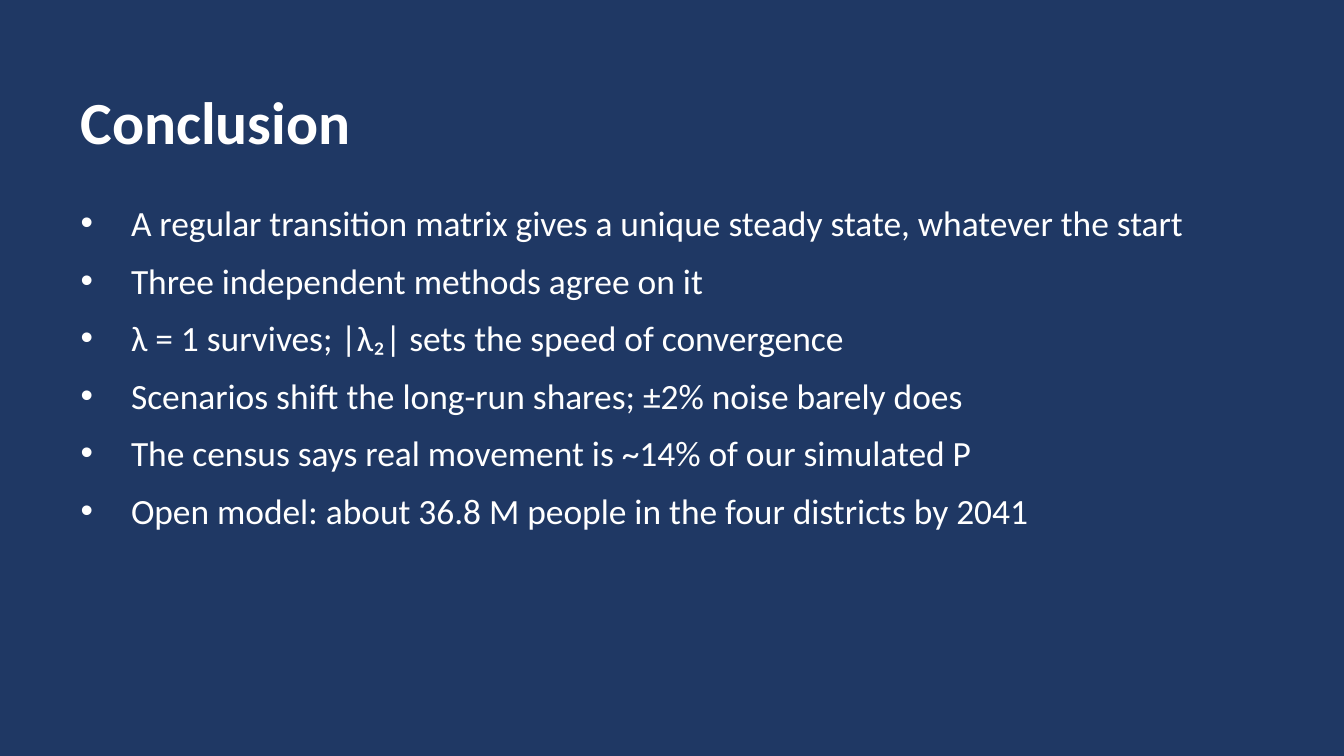
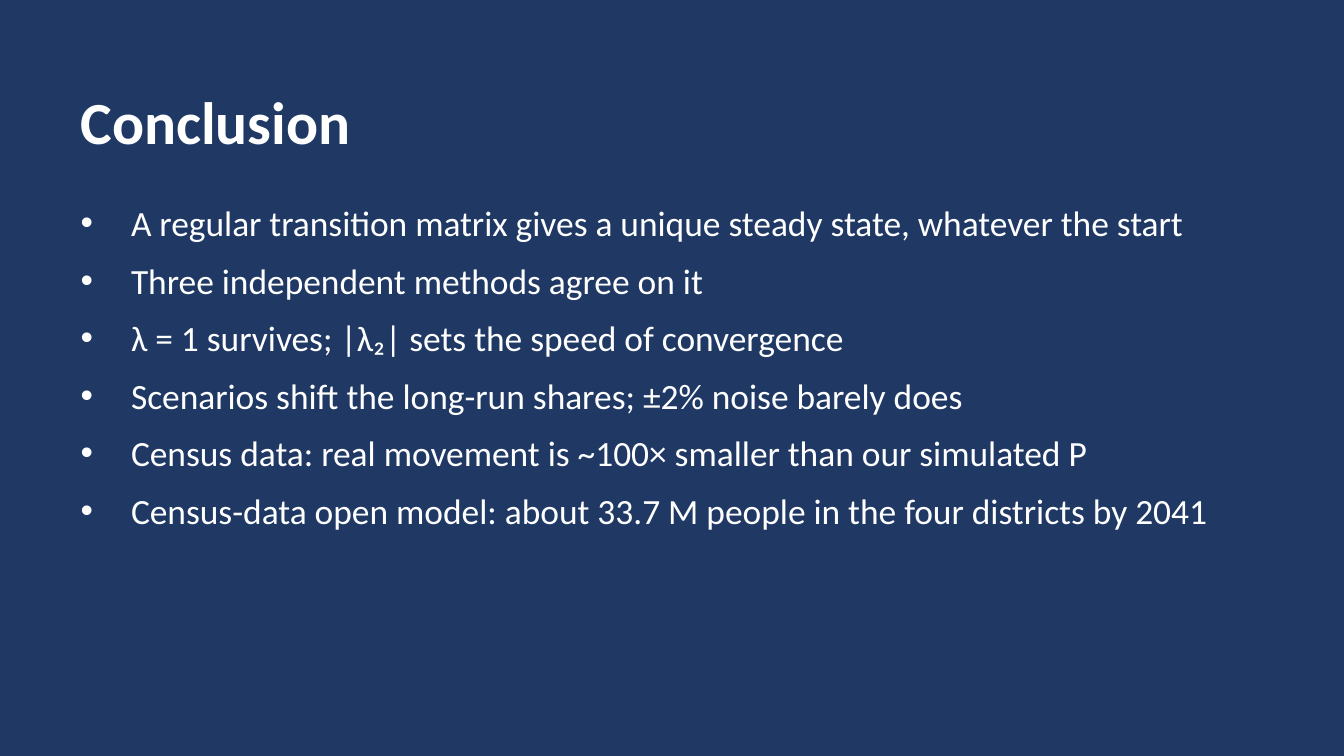
Before and after one commit to CRYPT-hack/population-prediction-, a slide deck: slide 12 of submission/Group14_Slides.pptx (slide 10 before the commit). Drawn at 1344x756 pixels with LibreOffice and Linux fonts; fonts in the diff are those of the drawing. Boxes give left, top, right and bottom in pixels: in the first picture for what was removed or moved away, otherwise in the second. Text is boxed around its words. In the diff, an @@ line names an element or a change of style, - is before the commit and + after.

```diff
--- a/submission/Group14_Slides.pptx
+++ b/submission/Group14_Slides.pptx
@@ text at [131,441,1207,530]: text changed @@
-• The census says real movement is ~14% of our simulated P
-• Open model: about 36.8 M people in the four districts by 2041
+• Census data: real movement is ~100× smaller than our simulated P
+• Census-data open model: about 33.7 M people in the four districts by 2041
```
Also in this commit, not shown: 1 other slide changed, 2 slides added.
